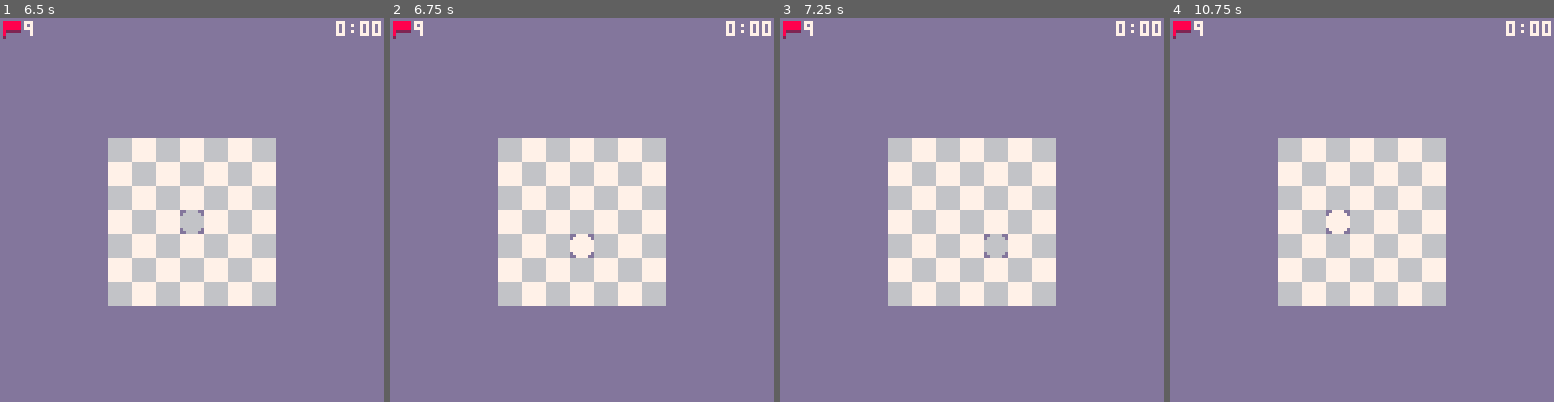
Above: before the commit, frames 1-4 (left to right).
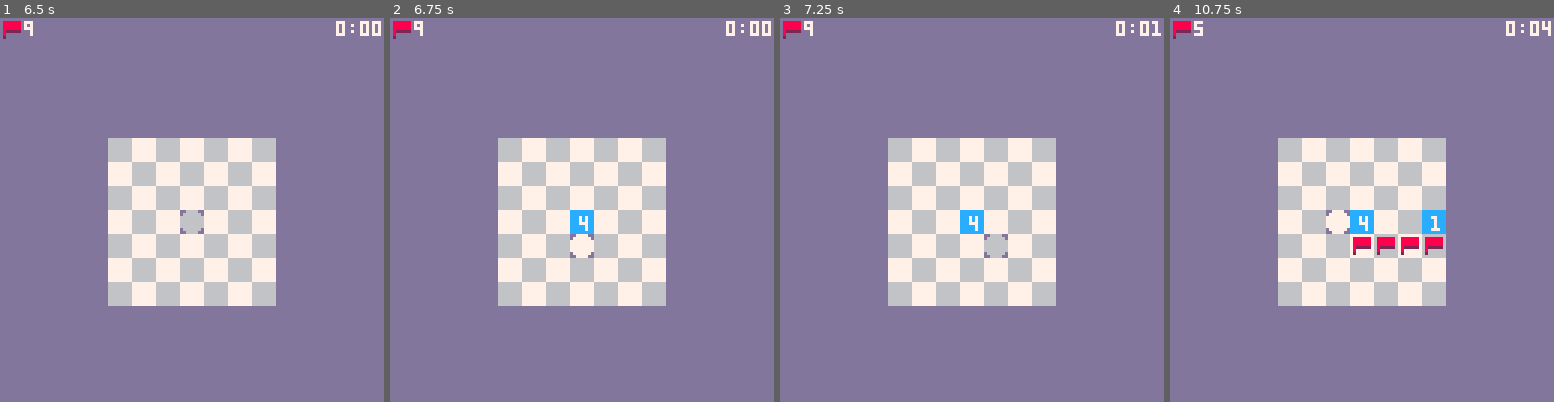
Above: after the commit, the same moments.

Repository: wsasaki01/mini-mines
Game: PICO-8 cartridge mini-mines.p8
Two runs of this game, one before a commit and one after it. Both use one fixed random seed, a clock stepped at 60 frames per second and the inputs below.
Inputs (mouse positions are in pixels of both pictures, inside the frame that each line leads up to):
- Up to frame 1 (6.5 s): tap O (Z key) at 0.33, 0.7, 1.43, 2.22, 3.1, 3.98, 4.87, 5.75 s; click (69, 121) at 0.67 s; tap X (X key) at 1.07, 2.07, 2.4, 2.73, 3.07, 3.4, 3.73, 4.07, 4.4, 4.73, 5.07, 5.4, 5.73, 6.07, 6.4 s; click (130, 267) at 1.22 s; click (195, 114) at 1.77 s; hold Left 1.97-2.37 s; click (257, 259) at 2.32 s; hold Down 2.42-2.82 s; click (322, 106) at 2.87 s; hold Right 2.87-3.53 s; click (84, 256) at 3.42 s; hold Up 3.58-4.08 s; click (145, 102) at 3.97 s; hold Right 4.13-4.53 s; click (211, 248) at 4.52 s; hold Down 4.58-5.08 s; click (272, 94) at 5.07 s; hold Left 5.13-5.8 s; click (337, 244) at 5.62 s; hold Up 5.85-6.18 s; click (99, 90) at 6.17 s; hold Left from 6.23 s (still down)
- Up to frame 2 (6.75 s): release Left at 6.63 s; tap O (Z key) at 6.63 s; hold Down from 6.68 s (still down); click (551, 236) at 6.72 s; tap X (X key) at 6.73 s
- Up to frame 3 (7.25 s): tap X (X key) at 7.07 s; release Down at 7.08 s; hold Right from 7.13 s (still down)
- Up to frame 4 (10.75 s): click (1396, 83) at 7.27 s; tap X (X key) every 0.33 s from 7.4 to 10.73 s; tap O (Z key) every 0.88 s from 7.52 to 10.17 s; release Right at 7.8 s; click (1458, 229) at 7.82 s; hold Up 7.85-8.35 s; click (1219, 79) at 8.37 s; hold Right 8.4-8.8 s; hold Down 8.85-9.35 s; click (1285, 225) at 8.92 s; hold Left 9.4-10.07 s; click (1346, 71) at 9.47 s; click (1408, 217) at 10.02 s; hold Up 10.12-10.45 s; hold Left from 10.5 s (still down); click (1473, 64) at 10.57 s

Frame 1 is identical in both runs. In frame 2, 0.4% of the frame differs, in the area x 46-54%, y 50-57%; in frame 3, 0.5%; in frame 4, 1.4%, in the area x 6-99%, y 0-62%.

Commit message:
Fix `in_bound`

Diff:
--- a/main.lua
+++ b/main.lua
@@ -327,6 +327,10 @@
             end
         end
     elseif play then
+        -- check if the player is within the grid
+        -- if not, they won't be able to dig or flag
+        in_bound = (1 <= p.mx and p.mx <= width) and (1 <= p.my and p.my <= height)
+
         -- update movement, using cursor limits
         if controller then
             if btnp(0) and p.x != xlim[1] then
@@ -364,10 +368,6 @@
             if not (sticky and stat(34) == 1) then
                 sticky = false
             end
-
-            -- check if the player is within the grid
-            -- if not, they won't be able to dig or flag
-            in_bound = (1 <= p.mx and p.mx <= width) and (1 <= p.my and p.my <= height)
         end
 
         -- if the game has started, update the time
